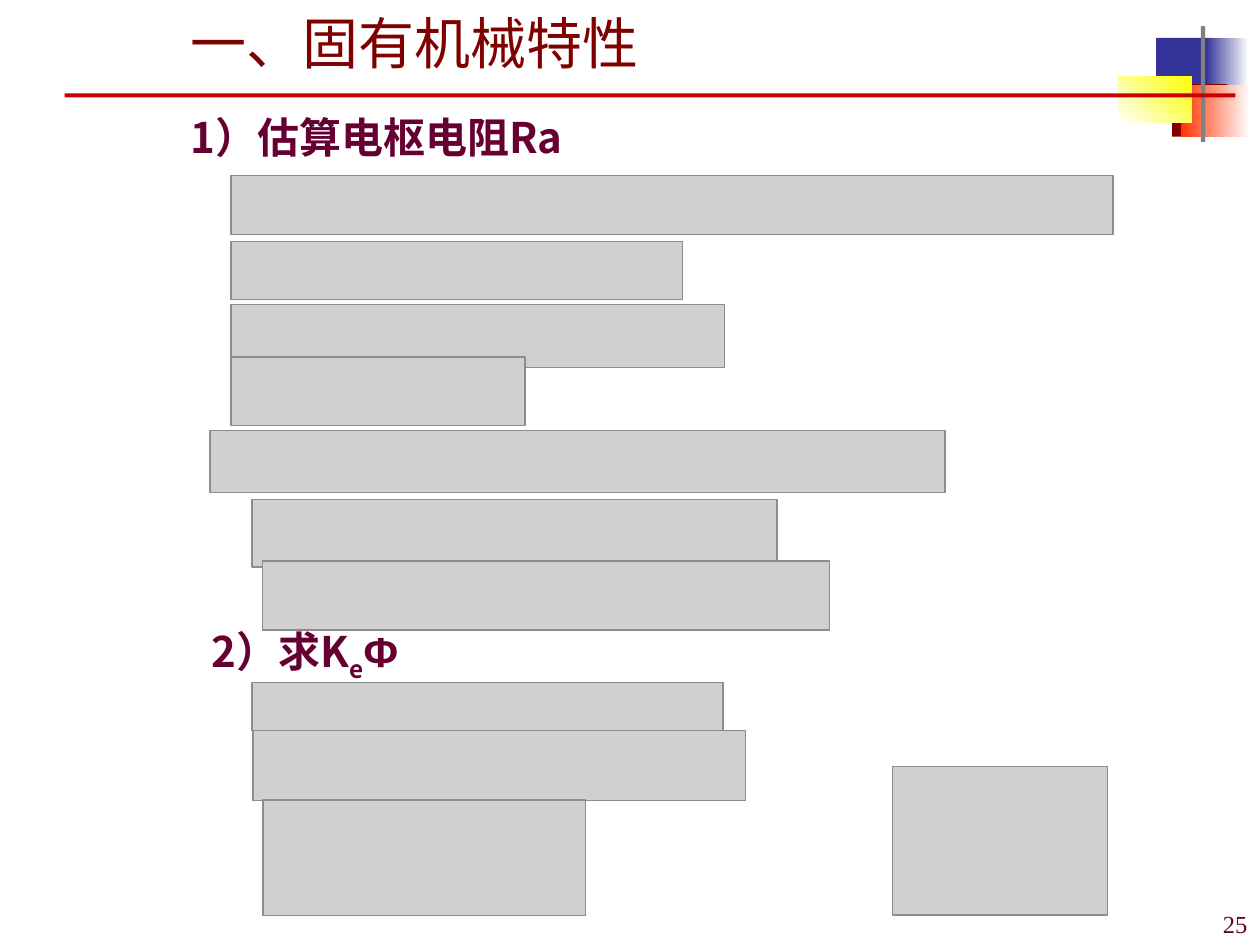
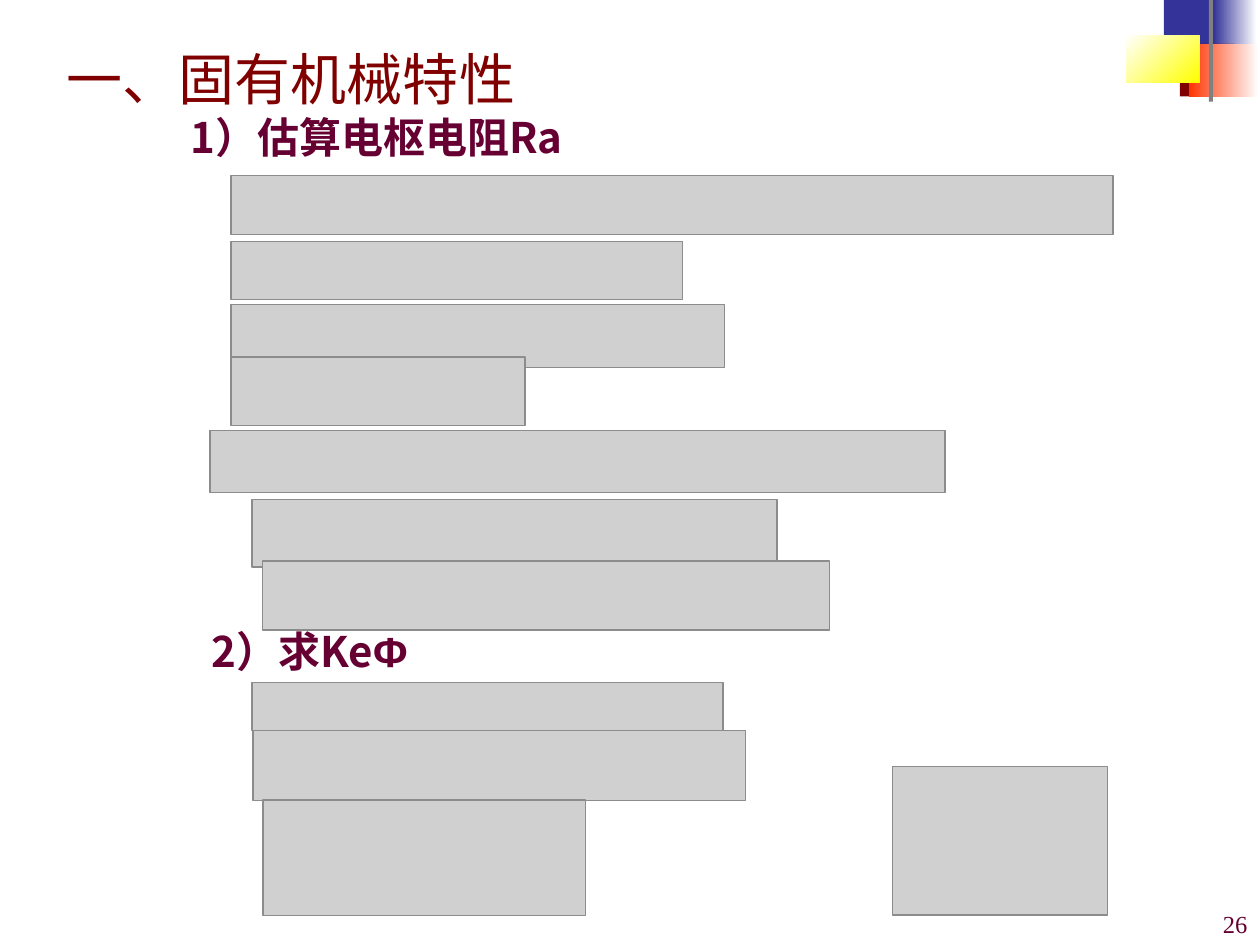
Before and after one commit to origin2007/mechatronic_transmission_control, a slide deck: slide 26 of 课件/机电传动控制3-直流电机.ppt (slide 25 before the commit). Drawn at 1260x945 pixels with LibreOffice and Linux fonts; fonts in the diff are those of the drawing; grey boxes stand for pictures; background and template pictures are left out. Boxes give left, top, right and bottom in pixels: in the first picture for what was removed or moved away, otherwise in the second. Text is boxed around its words. In the diff, an @@ line names an element or a change of style, - is before the commit and + after.

```diff
--- a/课件/机电传动控制3-直流电机.ppt
+++ b/课件/机电传动控制3-直流电机.ppt
@@ 5 rectangles: place and size @@
-5 rectangles at bbox=[1119, 26, 1249, 142]
+5 rectangles at bbox=[1126, 0, 1256, 102]
@@ rectangle at bbox=[1213, 0, 1256, 49]: fill gradient #FFFFFF to #333399 to gradient #333399 to #FFFFFF @@
@@ title "一、固有机械特性": place and size @@
-title "一、固有机械特性" at bbox=[191, 17, 639, 69]
+title "一、固有机械特性" at bbox=[67, 53, 515, 105]
@@ title "一、固有机械特性" at bbox=[67, 53, 515, 105]: font Times New Roman to Arial @@
@@ rectangle: place and size @@
-rectangle at bbox=[1181, 84, 1250, 136]
+rectangle at bbox=[1189, 44, 1259, 96]
@@ line removed from (64, 96) to (1235, 96) @@
@@ text "2）求KeΦ" at bbox=[212, 625, 408, 671]: now on the baseline in "2）求KeΦ" @@
@@ page number at bbox=[1223, 916, 1248, 934]: text changed @@
-25
+26
```
Also in this commit, not shown: 61 other slides changed, 1 slide added.
